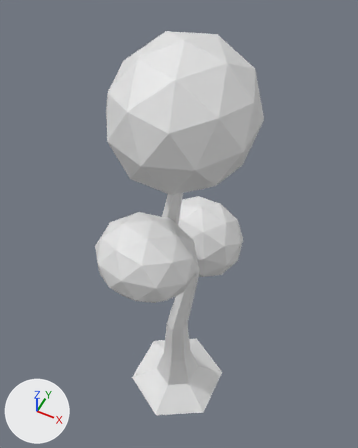
Two versions of the FBX model Assets/Art/Models/tree.fbx, one commit apart.
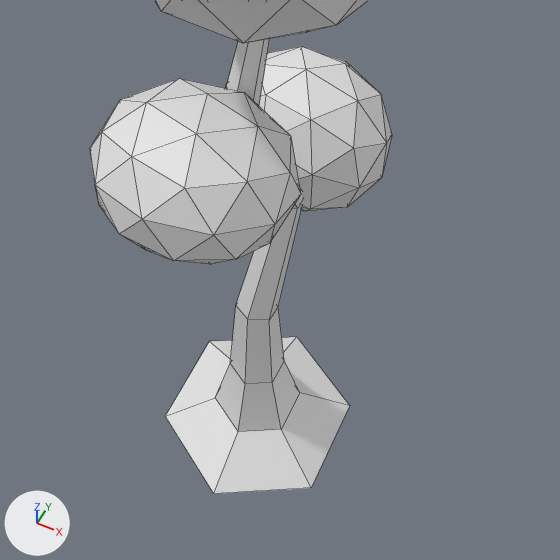
There are two pictures of each version: one whole from a camera (50 mm lens) standing at (0.9, -1.78, 4.29) and looking at (-0.13, 0.28, 1.71), one close up on the part from 14% to 91% of the width and 39% to 100% of the height. The axes (+X, +Y, +Z) are drawn at lower left. The lights are the same throughout. The first two pictures are the older version. The close-ups show mesh edges as thin lines. Where no turn or scale is listed for an object, it has been applied to the vertices.

Script lines for the objects in view, before the commit:
```python
me_cylinder = bpy.data.meshes.new('Cylinder')
me_cylinder.from_pydata(...)  # 42 vertices, 38 faces; spans x -0.36..0.36, y -0.41..0.41, z 0.0..2.9
me_cylinder.materials.append(mat_trunk)  # its picture is missing
me_icosphere = bpy.data.meshes.new('Icosphere')
me_icosphere.from_pydata(...)  # an icosphere of 80 faces spanning x -0.349..0.349, y -0.41..0.41, z -0.367..0.367
me_icosphere.materials.append(mat_material_001)  # its picture is missing
me_icosphere_002 = bpy.data.meshes.new('Icosphere.002')
me_icosphere_002.from_pydata(...)  # an icosphere of 80 faces spanning x -0.306..0.306, y -0.276..0.276, z -0.315..0.315
me_icosphere_002.materials.append(mat_material_003)  # its picture is missing
ob_cylinder = bpy.data.objects.new('Cylinder', me_cylinder)
ob_cylinder.location = (0.0, 0.0, 0.0)
ob_icosphere = bpy.data.objects.new('Icosphere', me_icosphere)
ob_icosphere.location = (0.063, -0.038, 2.896)
ob_icosphere_002 = bpy.data.objects.new('Icosphere.002', me_icosphere_002)
ob_icosphere_002.location = (0.0, 0.371, 1.539)
# also in view: 'Icosphere.001' at (0.0, -0.36, 2.15)
```
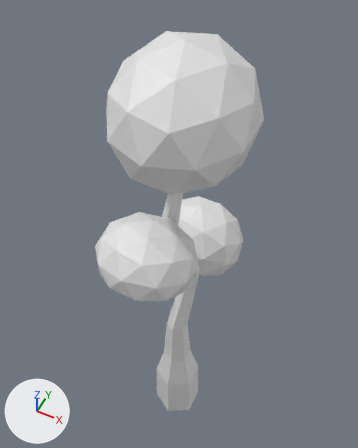
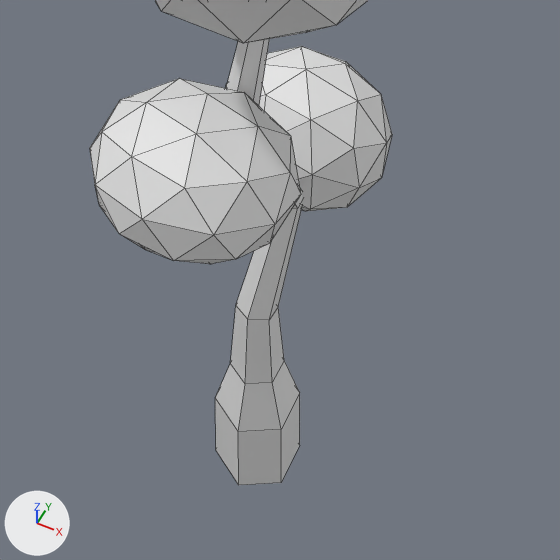
Location of each change, (x1, y1, x2, y2) in pixels of the close-ups (560 x 560 px; the box of a moved part takes in the faces that stretch with it):
'Cylinder', reshaped (52% narrower)
    before: (165, 39, 349, 494)
    after: (215, 39, 303, 485)
part 1 of me_cylinder, moved or reshaped
    before: (165, 337, 349, 494)
    after: (215, 394, 300, 485)

Patch to the scene script:
```diff
--- a/Assets/Art/Models/tree.fbx.py
+++ b/Assets/Art/Models/tree.fbx.py
@@ me_cylinder @@
 # used by ob_cylinder; location = (0.0, 0.0, 0.0)
-me_cylinder.from_pydata(...)  # 42 vertices, 38 faces; spans x -0.36..0.36, y -0.41..0.41, z 0.0..2.9
-me_cylinder.vertices[0].co = (0.0, 0.41, 0.0)  # pixel (296, 336)
-me_cylinder.vertices[2].co = (0.36, 0.21, 0.0)  # pixel (349, 405)
-me_cylinder.vertices[4].co = (0.36, -0.21, 0.0)  # pixel (311, 487)
-me_cylinder.vertices[6].co = (0.0, -0.41, 0.0)  # pixel (213, 493)
-me_cylinder.vertices[8].co = (-0.36, -0.21, 0.0)  # pixel (165, 416)
-me_cylinder.vertices[10].co = (-0.36, 0.21, 0.0)  # pixel (209, 341)
+me_cylinder.from_pydata(...)  # 42 vertices, 38 faces; spans x -0.17..0.17, y -0.2..0.2, z -0.4..2.9
+# me_cylinder part 1
+me_cylinder.vertices[0].co = (0.0, 0.2, -0.4)
+me_cylinder.vertices[2].co = (0.17, 0.1, -0.4)  # pixel (299, 445)
+me_cylinder.vertices[4].co = (0.17, -0.1, -0.4)  # pixel (281, 482)
+me_cylinder.vertices[6].co = (0.0, -0.2, -0.4)  # pixel (238, 485)
+me_cylinder.vertices[8].co = (-0.17, -0.1, -0.4)  # pixel (215, 450)
+me_cylinder.vertices[10].co = (-0.17, 0.1, -0.4)
 me_cylinder.materials.append(mat_trunk)
```
